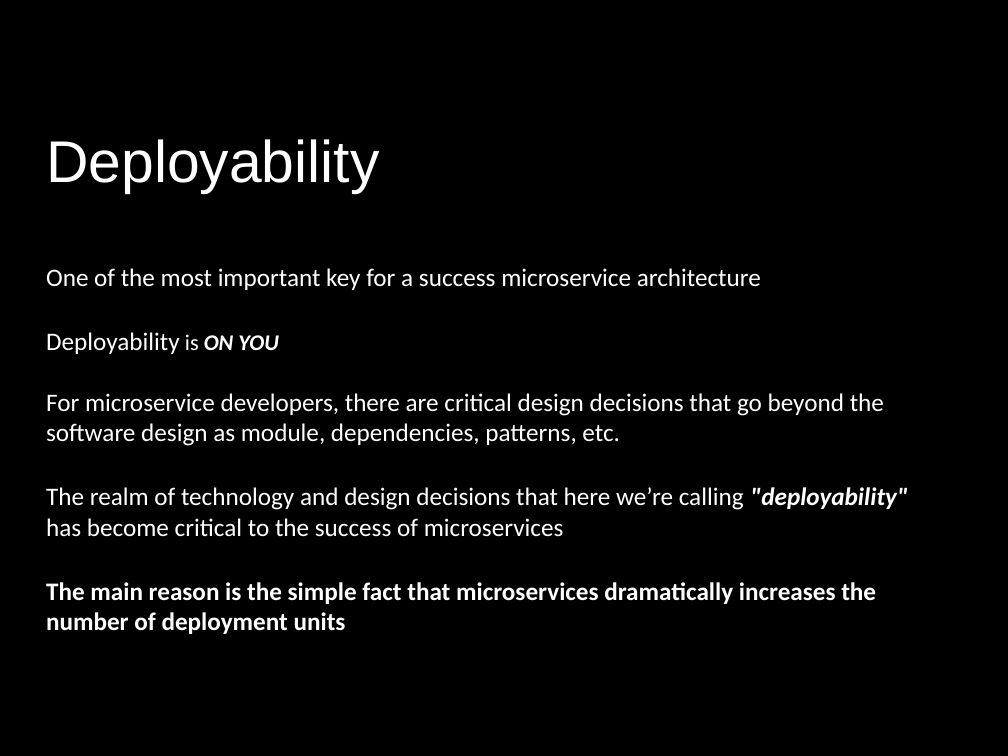
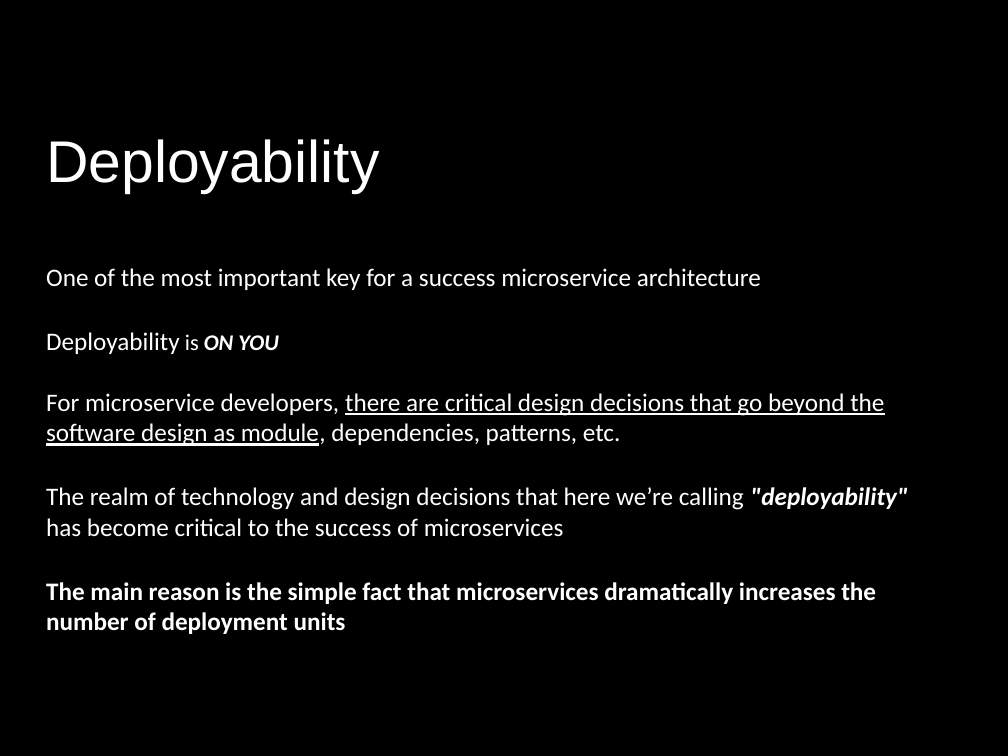
Before and after one commit to FrancoMelandri/SOLID, a slide deck: slide 40 of docs/solid.pptx. Drawn at 1008x756 pixels with LibreOffice and Linux fonts; fonts in the diff are those of the drawing. Boxes give left, top, right and bottom in pixels: in the first picture for what was removed or moved away, otherwise in the second. Text is boxed around its words. In the diff, an @@ line names an element or a change of style, - is before the commit and + after.

```diff
--- a/docs/solid.pptx
+++ b/docs/solid.pptx
@@ text "For microservice developers, there are ..." at box(46, 393, 884, 446): underline on in "there are critical design decisions that go ..." @@
```
Also in this commit, not shown: 5 other slides changed.
